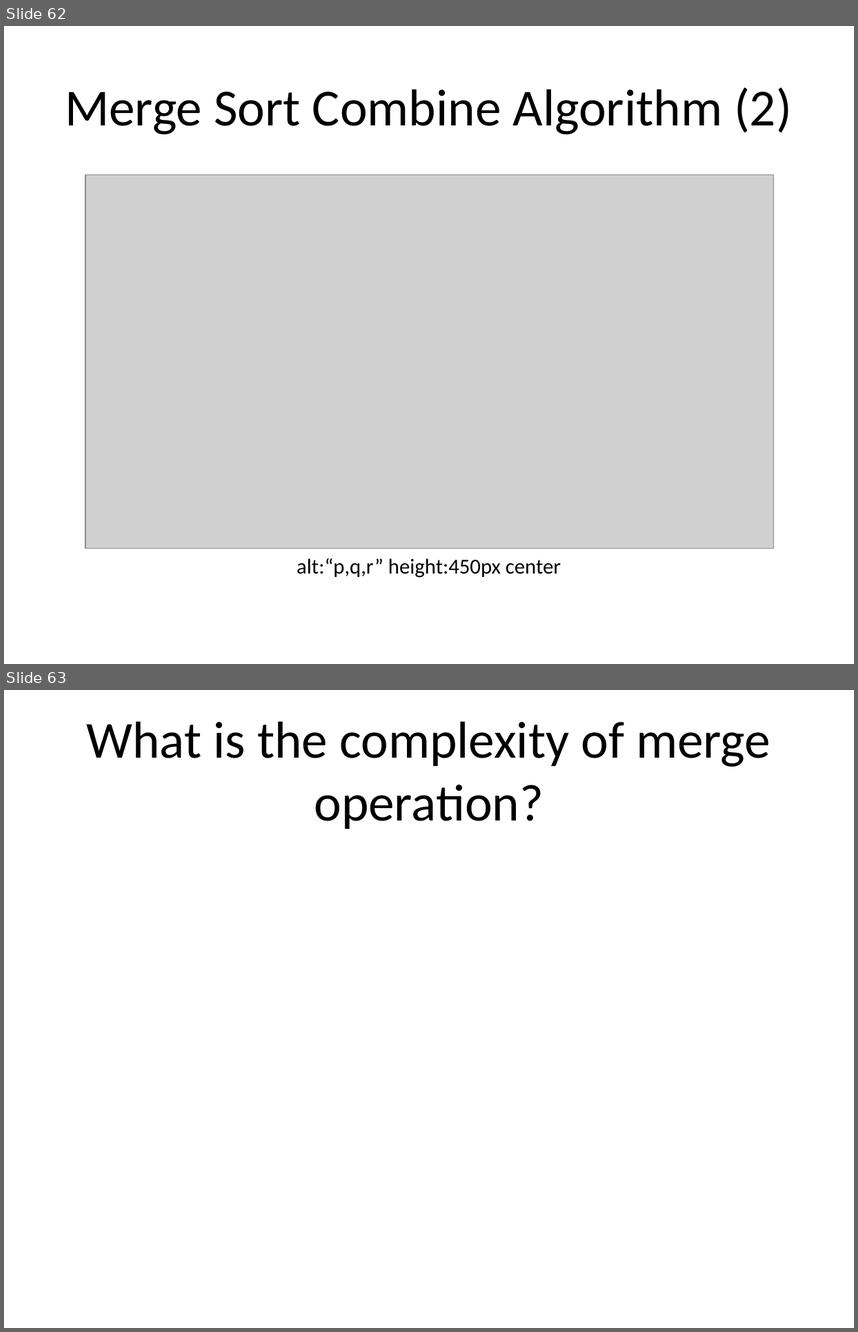
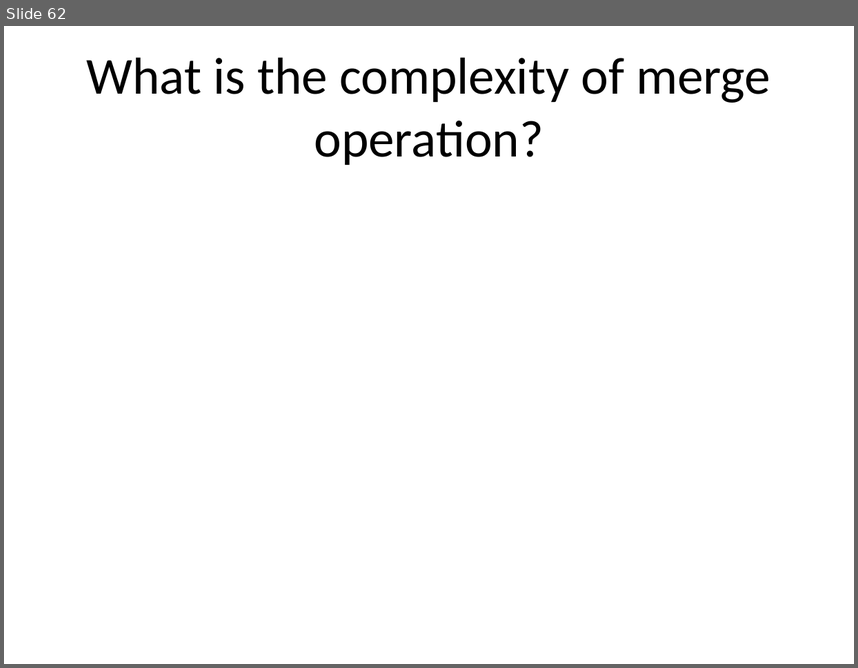
Before and after one commit to ucoruh/ce100-algorithms-and-programming-II, a slide deck: docs/week-1/ce100-week-1-intro.md_word.pptx. Shown one above the other, each under a label of ours: slides 62 and 63 before the commit, slide 62 after it. The pictures are 858x1332 and 858x668 pixels, drawn with LibreOffice and Linux fonts; fonts in the diff are those of the drawing; grey boxes stand for pictures. Boxes give left, top, right and bottom in pixels: in the first picture for what was removed or moved away, otherwise in the second. Text is boxed around its words. In the diff, an @@ line names an element or a change of style, - is before the commit and + after.

```diff
--- a/docs/week-1/ce100-week-1-intro.md_word.pptx
+++ b/docs/week-1/ce100-week-1-intro.md_word.pptx
@@ slide 62 removed at [4, 26, 854, 664], background #FFFFFF @@
@@ title removed at [65, 87, 792, 134] @@
-Merge Sort Combine Algorithm (2)
@@ picture removed at [85, 175, 774, 548] @@
@@ text removed at [297, 558, 561, 577] @@
-alt:“p,q,r” height:450px center
@@ what was slide 63 is now slide 62 @@
```
Also in this commit, not shown: 11 slides changed, 1 slide added, 6 other slides removed, 33 other files.
